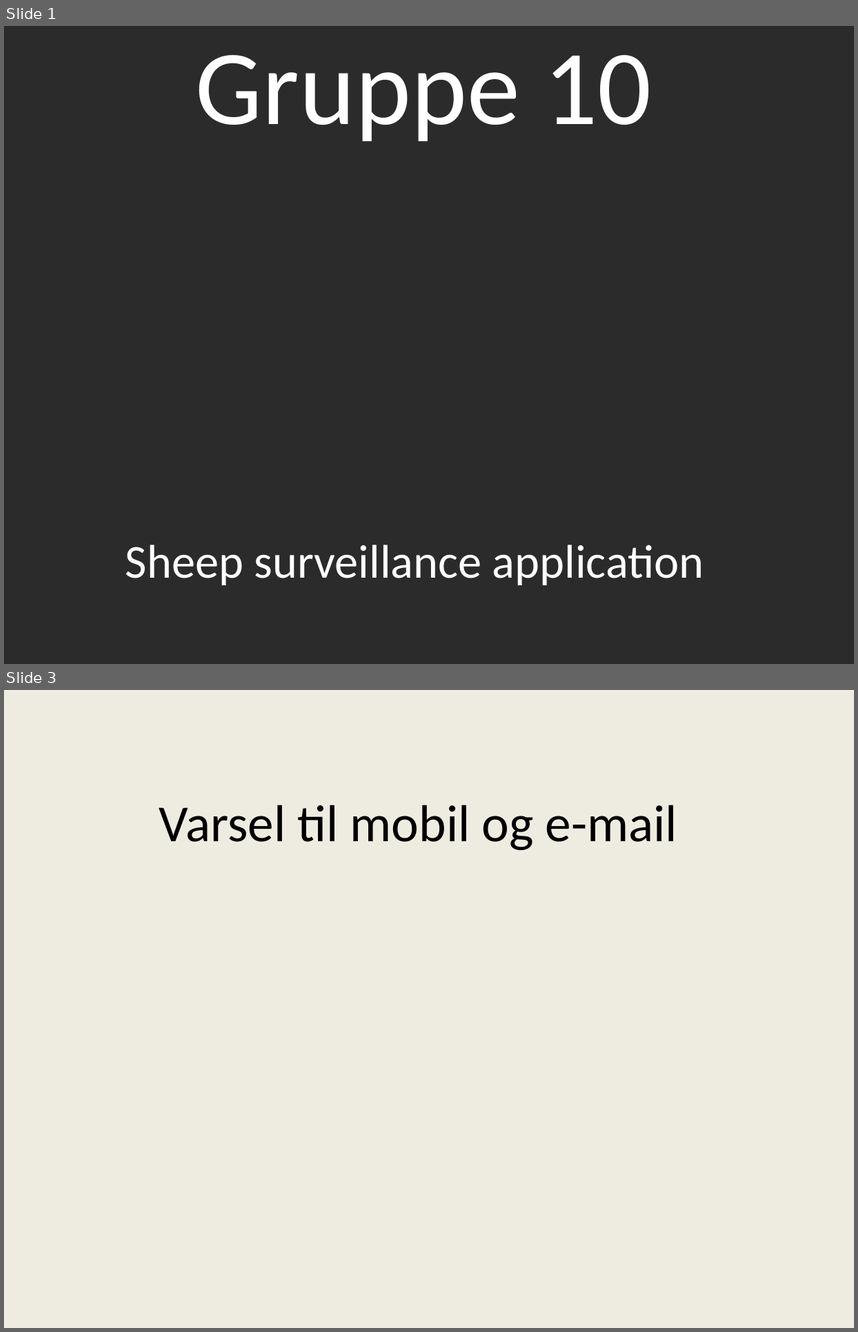
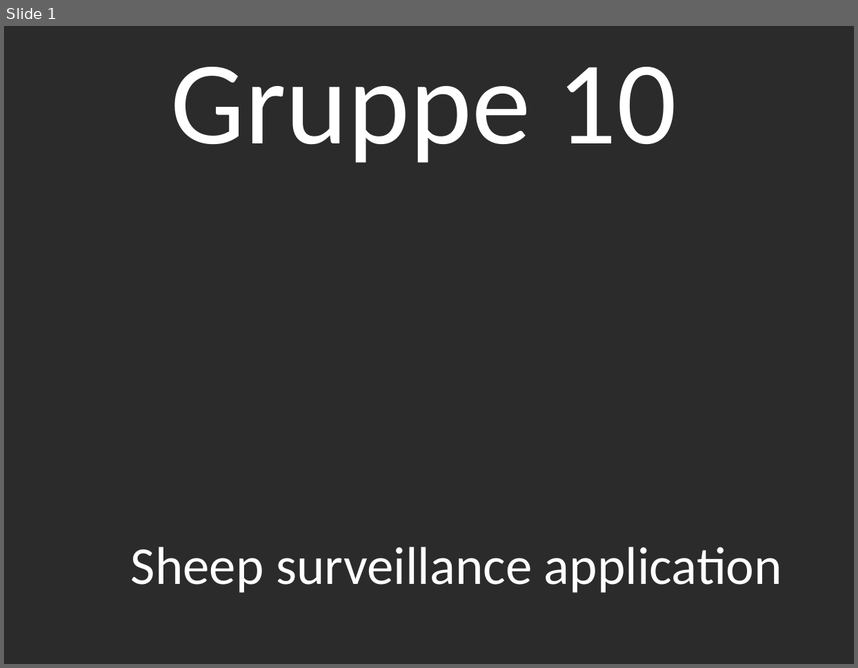
Before and after one commit to perok/it1901_sheep, a slide deck: Presentasjon/Presentation.pptx. Shown one above the other, each under a label of ours: slides 1 and 3 before the commit, slide 1 after it; the slides between them are not shown. The pictures are 858x1332 and 858x668 pixels, drawn with LibreOffice and Linux fonts; fonts in the diff are those of the drawing; background and template pictures are left out; a plain dark background stands for a picture behind light text. Boxes give left, top, right and bottom in pixels: in the first picture for what was removed or moved away, otherwise in the second. Text is boxed around its words. In the diff, an @@ line names an element or a change of style, - is before the commit and + after.

```diff
--- a/Presentasjon/Presentation.pptx
+++ b/Presentasjon/Presentation.pptx
@@ slide 3 removed at (x1=4, y1=690, x2=854, y2=1328), background #EEECE1 @@
@@ title removed at (x1=159, y1=805, x2=677, y2=850) @@
-Varsel til mobil og e-mail
@@ slide 1 changed as well @@
@@ text "Gruppe 10" moved from (x1=196, y1=55, x2=651, y2=141) to (x1=170, y1=67, x2=677, y2=163) @@
@@ text "Gruppe 10" at (x1=170, y1=67, x2=677, y2=163): size 90 to 100 pt @@
@@ text "Sheep surveillance application" at (x1=131, y1=546, x2=782, y2=592): size 40 to 45 pt; more space between paragraphs @@
```
Also in this commit, not shown: 2 slides added, 5 other slides removed, 11 other files.
